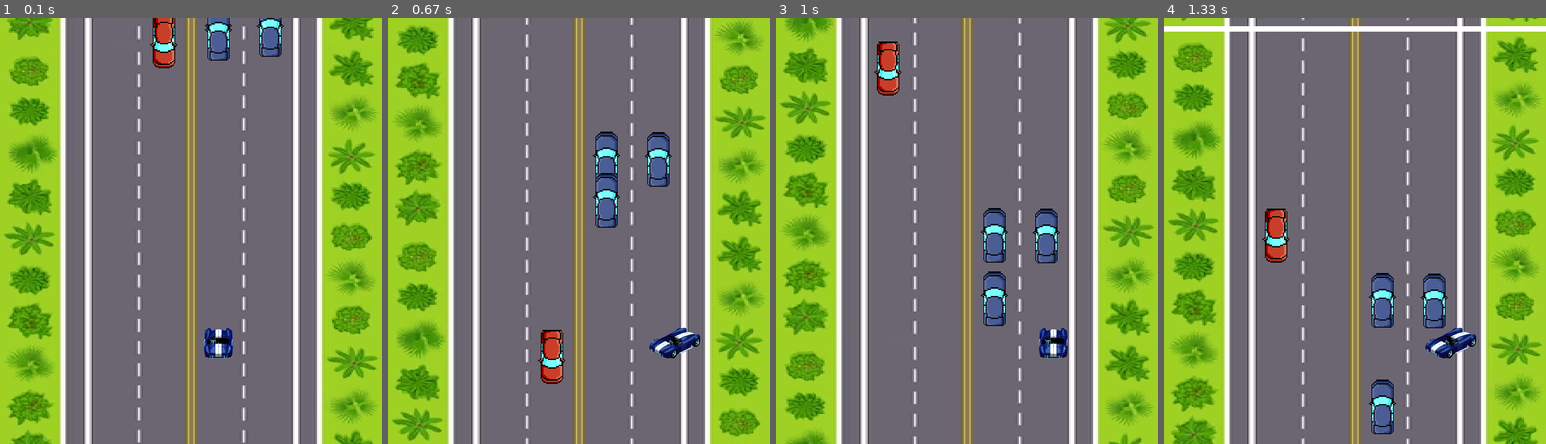
Above: before the commit, frames 1-4 (left to right).
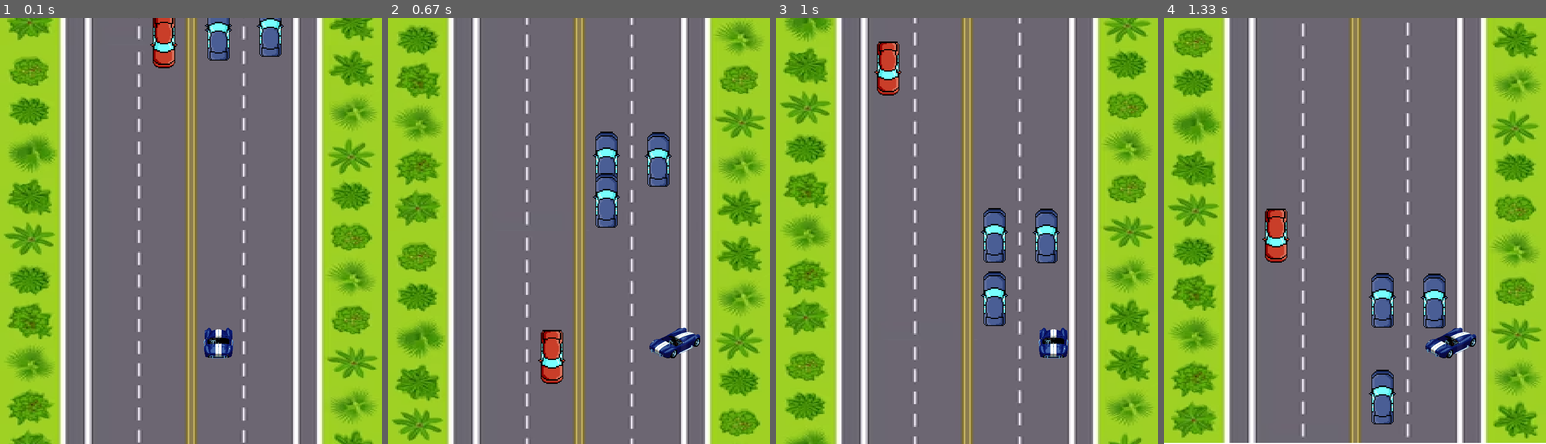
Above: after the commit, the same moments.

Repository: Bruno-Franzo/Pygame.carrinho
Game: pygame game, started from OJOGO.py
The game is run twice, just before and just after one commit, with the same random seed, the same clock (stepped at 60 frames per second) and the same inputs.
Inputs:
- Up to frame 1 (0.1 s): no input
- Up to frame 2 (0.67 s): hold Right from 0.33 s (still down)
- Up to frame 3 (1 s): release Right at 0.8 s; hold Up from 0.83 s (still down)
- Up to frame 4 (1.33 s): release Up at 1.13 s; hold Right from 1.17 s (still down)

Frames 1-3 are identical in both runs. In frame 4, 18% of the frame differs, in the area x 0-100%, y 0-100%.

Commit message:
dinamica freio

Diff:
--- a/OJOGO.py
+++ b/OJOGO.py
@@ -192,9 +192,13 @@
             if event.key == pygame.K_RIGHT:
                 player.speedx -= 8
             if event.key == pygame.K_UP:
-                background.speedy+=5
-                background2.speedy+=5
-                carrinho.speedy+=5
+                background.speedy+=2.5
+                background2.speedy+=2.5
+                carrinho.speedy+=2.5
+            if event.key == pygame.K_DOWN:
+                background.speedy-=2.5
+                background2.speedy-=2.5
+                carrinho.speedy-=2.5
     #atualizando estado do jogo#
     #atualiza todos os sprites
     all_sprites.update()
